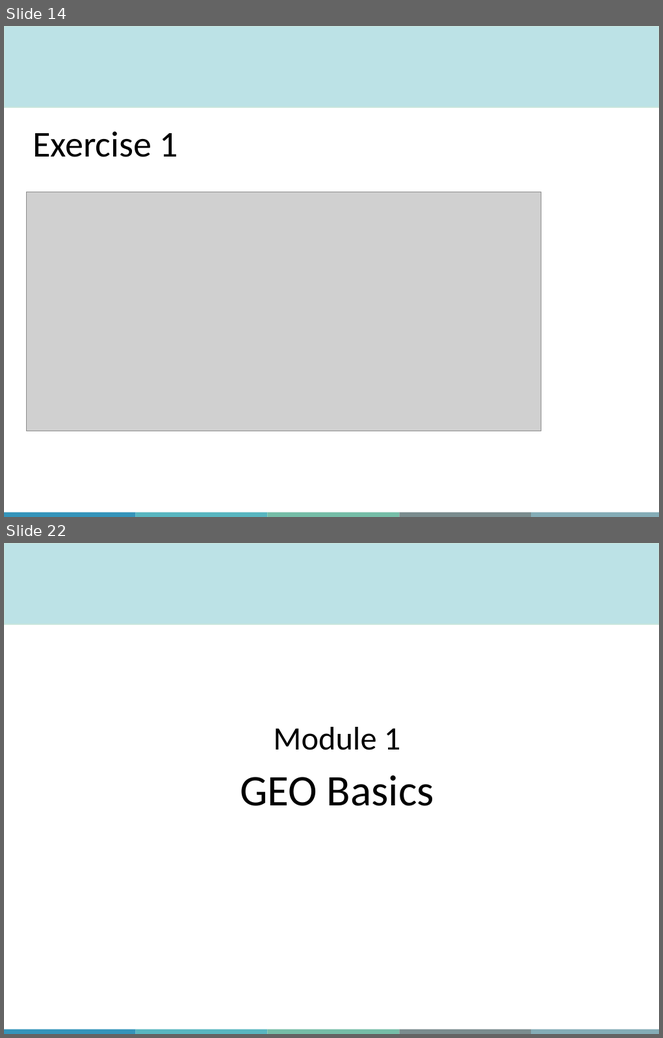
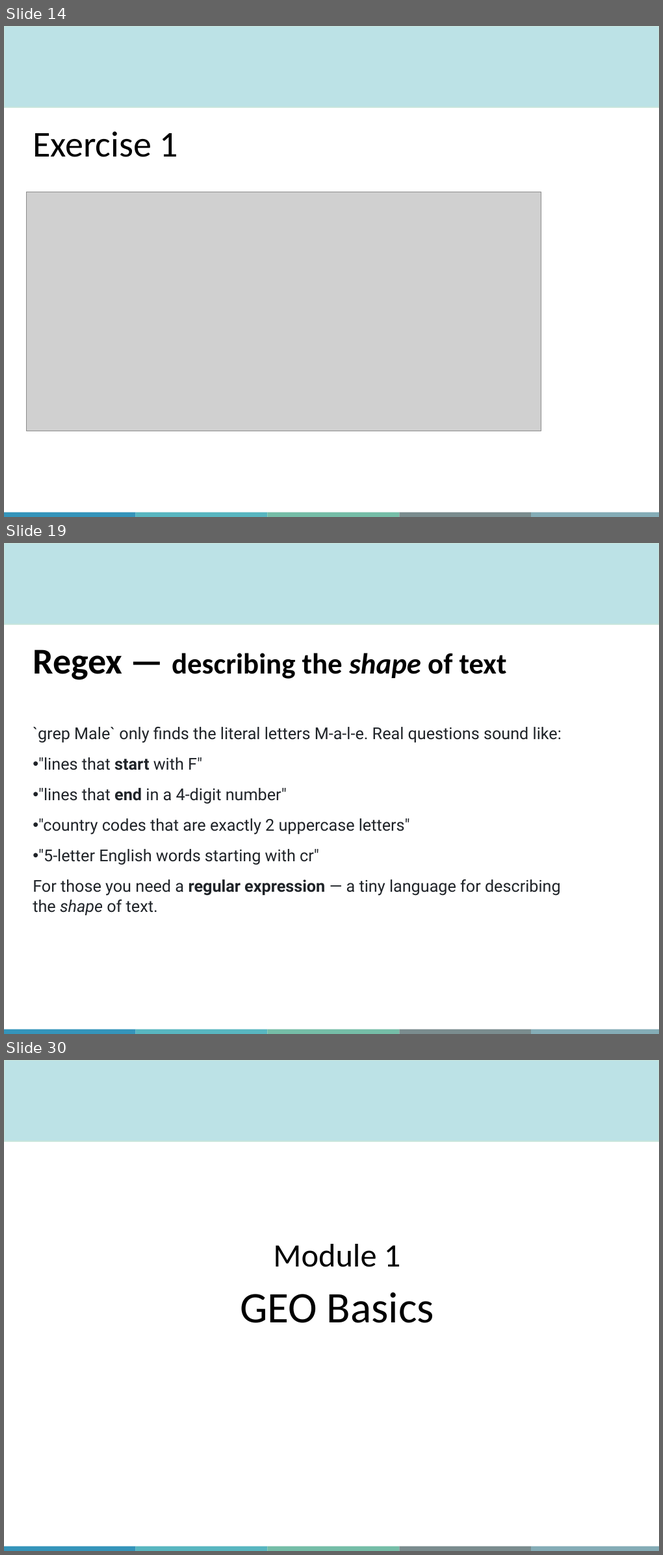
Before and after one commit to QLS-MiCM/Introduction-to-RNA-seq, a slide deck: Slides/Introduction-to-UNIX-and-RNA-seq-Repositories.pptx. Shown one above the other, each under a label of ours: slides 14 and 22 before the commit, slides 14, 19 and 30 after it; the slides between them are not shown. The pictures are 663x1038 and 663x1555 pixels, drawn with LibreOffice and Linux fonts; fonts in the diff are those of the drawing; grey boxes stand for pictures; background and template pictures are left out. Boxes give left, top, right and bottom in pixels: in the first picture for what was removed or moved away, otherwise in the second. Text is boxed around its words. In the diff, an @@ line names an element or a change of style, - is before the commit and + after.

Commit message:
Add Pattern Matching module: grep, regex, awk, Wordle capstone
- New slides cover grep, regex theory, a Wordle mini-capstone (cat | tr | egrep), and awk on CSV + FASTQ
- happiness.csv: 60-row dataset for grep + awk practice
- Exercise_grep.sh, Exercise_wordle.sh, Exercise_awk_fastq.sh: answer keys matching the new slides
- setup.sh: install wamerican on Ubuntu/WSL so /usr/share/dict/words is available
- README.md: updated exercise index

```diff
--- a/Slides/Introduction-to-UNIX-and-RNA-seq-Repositories.pptx
+++ b/Slides/Introduction-to-UNIX-and-RNA-seq-Repositories.pptx
@@ slide 19 added at <box>4,543,659,1034</box>, background #FFFFFF; not listed: 6 template elements that a slide beside it also shows @@
@@ title added at <box>33,650,507,680</box>, 32 pt, text #000000, bold @@
+Regex — describing the shape of text
@@ text added at <box>33,727,562,915</box>, 18 pt, text #1F2328 @@
+`grep Male` only finds the literal letters M-a-l-e. Real questions sound like:
+• "lines that start with F"
+• "lines that end in a 4-digit number"
+• "country codes that are exactly 2 uppercase letters"
+• "5-letter English words starting with cr"
+For those you need a regular expression — a tiny language for describing the shape of text.
@@ what was slide 22 is now slide 30 @@
```
Also in this commit, not shown: 2 slides changed, 15 other slides added, 7 slides removed, 7 other files.
